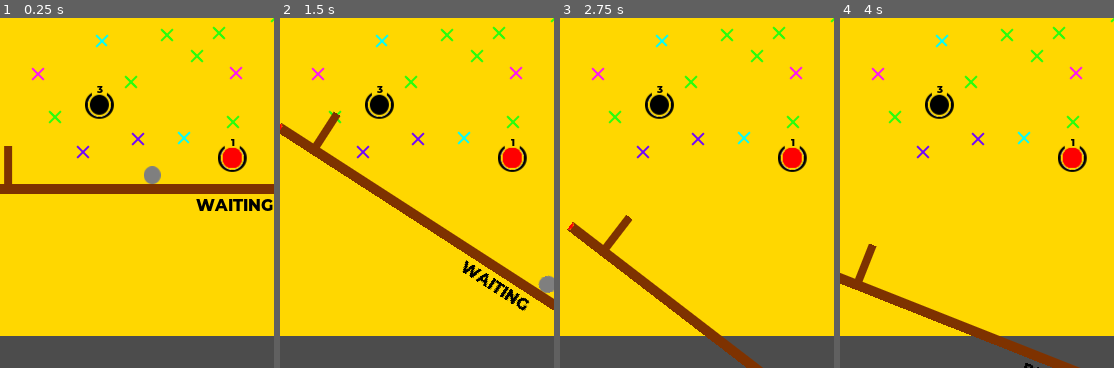
Above: before the commit, frames 1-4 (left to right).
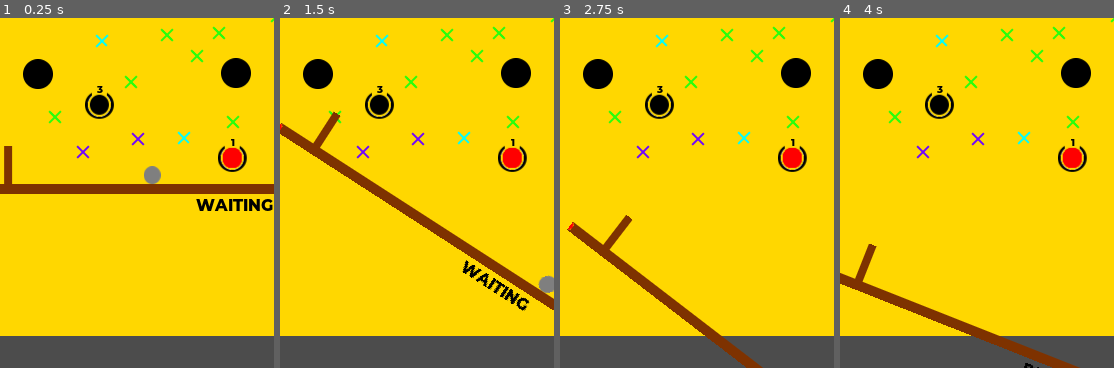
Above: after the commit, the same moments.

Repository: mdjp/IceColdBaume
Game: Godot game, scene res://src/Levels/sandbox.tscn
Two runs of this game, one before a commit and one after it. Both use one fixed random seed, a clock stepped at 60 frames per second and the inputs below.
Inputs:
- Up to frame 1 (0.25 s): no input
- Up to frame 2 (1.5 s): tap Enter at 0.5 s; hold Down (right_side_down) 0.53-1.28 s; hold S (left_side_down) from 1.28 s (still down)
- Up to frame 3 (2.75 s): release S (left_side_down) at 2.03 s; hold Down (right_side_down) from 2.03 s (still down)
- Up to frame 4 (4 s): release Down (right_side_down) at 2.78 s; hold W (left_side_up) 2.78-3.53 s; tap R (reset_game) at 3.5 s; hold S (left_side_down) from 3.53 s (still down)
The pictures show only the part of the screen within x 7-57%, y 50-100%; the shares and areas given below are measured in that part.

The runs differ from the first frame. In frame 1, 1.5% of the frame differs, in the area x 8-92%, y 11-21%; in frame 2, 1.5%; in frame 3, 1.5%; in frame 4, 1.5%.

Commit message:
feat: dynamically add normal holes

Diff:
--- a/Game/src/Levels/SetupGame.gd
+++ b/Game/src/Levels/SetupGame.gd
@@ -4,6 +4,7 @@
 const BEAM = preload("res://src/Actors/Beam.tscn")
 
 const TARGET_HOLE = preload("res://src/Actors/Holes/HoleTypeTarget.tscn")
+const TYPE_ONE = preload("res://src/Actors/Holes/HoleTypeOne.tscn")
 
 var beam = null
 var ball = null
@@ -14,6 +15,7 @@
 
 	_add_target_holes()
 	_set_hole_target_status(PlayerData.target_hole, true)
+	_add_other_holes("TypeOne", TYPE_ONE)
 	_add_ball()
 
 	beam = BEAM.instance()
@@ -57,3 +59,11 @@
 	var hole = get_node("Holes/Targets/" + str(number) + "/Hole")
 	if hole != null:
 		hole.update_status(target_status)
+
+
+func _add_other_holes(collection_name, preloaded_scene):
+	var parent_node = get_node("Holes/" + collection_name)
+	if parent_node != null:
+		for child in parent_node.get_children():
+			var hole = preloaded_scene.instance()
+			child.add_child(hole)
